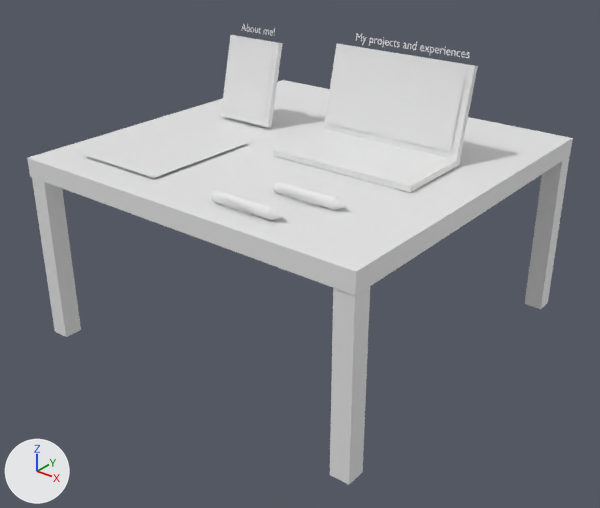
Two versions of the Blender file untitled.blend, one commit apart.
Both versions are drawn from a 50 mm camera at (25.2, -30.3, 11.3) aimed at (0.4, 0.6, -7.9). Lighting does not change. The marker at lower left points along +X, +Y and +Z.

Objects in the first picture: 'github', 'laptop.001', 'laptop.002', 'laptopscreen', 'leg', 'leg3', 'leg4', 'linkedin', 'pencil1', 'pencil2', 'photoframe', 'photoscreen', 'projandexp', 'resumescreen', 'tabletop'.
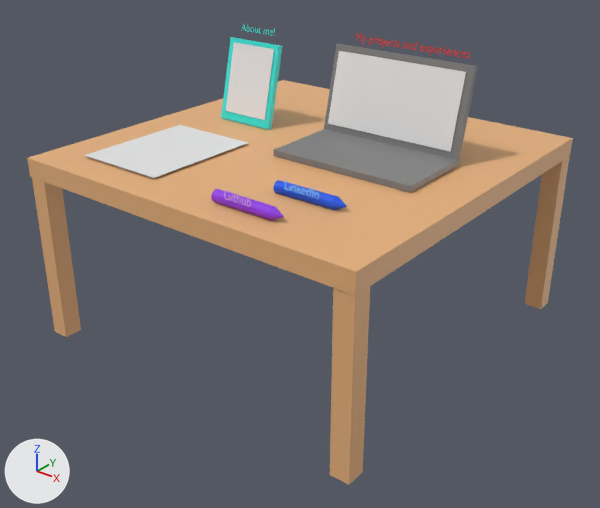
Commit message: added github pen

What changed in the scene script:
```text
Change mat_material:
    mat_material.base_color: (0.8, 0.8, 0.8) -> (0.799, 0.44, 0.202)  # white #e7e7e7 -> beige #e7b17c
Change mat_material_001:
    mat_material_001.base_color: (0.8, 0.8, 0.8) -> (0.211, 0.211, 0.211)  # white #e7e7e7 -> grey #7f7f7f
Add mat_material_014:
    mat_material_014 = principled_material('Material.014')
    mat_material_014.base_color = (0.8, 0.0207, 0.00934)  # red #e72718
Add mat_material_007:
    mat_material_007 = principled_material('Material.007')
    mat_material_007.base_color = (0.275, 0.035, 0.8)  # purple #8f35e7
Add mat_material_006:
    mat_material_006 = principled_material('Material.006')
    mat_material_006.base_color = (0.00446, 0.0876, 0.8)  # blue #0e54e7
Add mat_material_003:
    mat_material_003 = principled_material('Material.003')
    mat_material_003.base_color = (0.0395, 0.799, 0.723)  # cyan #38e7dd
Add mat_material_012:
    mat_material_012 = principled_material('Material.012')
    mat_material_012.base_color = (0.799, 0.44, 0.202)  # beige #e7b17c
Add mat_material_009:
    mat_material_009 = principled_material('Material.009')
    mat_material_009.base_color = (0.799, 0.44, 0.202)  # beige #e7b17c
Add mat_material_010:
    mat_material_010 = principled_material('Material.010')
    mat_material_010.base_color = (0.799, 0.44, 0.202)  # beige #e7b17c
Change me_cube_001:
    where me_cube_001.from_pydata(...)  # 8 vertices, 6 faces; spans x -1.0..1.0, y -1.0..1.0, z -1.0..1.0
    add me_cube_001.materials.append(mat_material_010)  # beige #e7b17c
Change me_cube_003:
    where me_cube_003.from_pydata(...)  # 8 vertices, 6 faces; spans x -1.0..1.0, y -1.0..1.0, z -1.0..1.0
    add me_cube_003.materials.append(mat_material_009)  # beige #e7b17c
Change me_cube_004:
    where me_cube_004.from_pydata(...)  # 8 vertices, 6 faces; spans x -1.0..1.0, y -1.0..1.0, z -1.0..1.0
    add me_cube_004.materials.append(mat_material_012)  # beige #e7b17c
Change me_cube_008:
    where me_cube_008.from_pydata(...)  # 16 vertices, 12 faces; spans x -1.0..1.0, y -8.16..1.0, z -1.0..1.0
    add me_cube_008.materials.append(mat_material_003)  # cyan #38e7dd
Change me_cylinder:
    where me_cylinder.from_pydata(...)  # 97 vertices, 67 faces; spans x -1.0..1.0, y -1.0..1.0, z -1.0..1.37
    add me_cylinder.materials.append(mat_material_006)  # blue #0e54e7
Change me_cylinder_001:
    where me_cylinder_001.from_pydata(...)  # 97 vertices, 67 faces; spans x -1.0..1.0, y -1.0..1.0, z -1.0..1.37
    add me_cylinder_001.materials.append(mat_material_007)  # purple #8f35e7
Change txt_text_003:
    add txt_text_003.materials.append(mat_material_014)  # red #e72718
Change ob_photoframe:
    ob_photoframe.location: (-5.45, 3.61, -0.17) -> (-5.45, 3.61, -0.3)
Change ob_github:
    ob_github.location: (2.04, -6.64, -2.41) -> (2.04, -6.64, -2.05)
Change ob_linkedin:
    ob_linkedin.location: (3.31, -4.15, -2.42) -> (3.31, -4.15, -2.06)
    ob_linkedin.rotation_euler: (1.477, 0.0, 6.285) -> (1.306, 0.000236, 6.285)  # degrees (85, 0, 360) -> degrees (75, 0, 360)
```

What differs and where, as boxes [x1, y1, x2, y2] in the pictures (600 x 508 px):
'tabletop', recoloured (white to beige)
    both: [27, 80, 573, 296]
'leg3', recoloured
    both: [330, 287, 370, 485]
'laptop.001', recoloured (white to grey)
    both: [273, 129, 460, 193]
'leg', recoloured
    both: [32, 178, 81, 337]
'leg4', recoloured
    both: [525, 156, 570, 309]
'laptop.002', recoloured (white to grey)
    both: [324, 44, 478, 160]
'photoframe', recoloured, moved (white to cyan)
    before: [221, 35, 283, 127]
    after: [221, 37, 283, 129]
'pencil1', recoloured (white to purple)
    both: [211, 189, 284, 220]
'pencil2', recoloured (white to blue)
    both: [273, 180, 347, 210]
'linkedin', moved, turned
    before: [284, 188, 318, 207]
    after: [284, 180, 319, 199]
'github', moved
    before: [224, 198, 251, 215]
    after: [224, 190, 251, 207]
